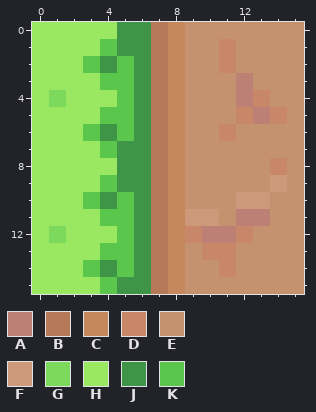
Two versions of one pixel-art sprite, res/tiles/path_r.png. The first picture shows the starting point.
The file is 16x16 pixels. Colours within 5 levels of each other are drawn and written as one.
Palette (. is transparent): A #bd8074  B #b67a5a  C #c5885d  D #c88769  E #c4926f  F #cc997a  G #7dd95c  H #9ae861  J #3e9548  K #5ac64b
The result:
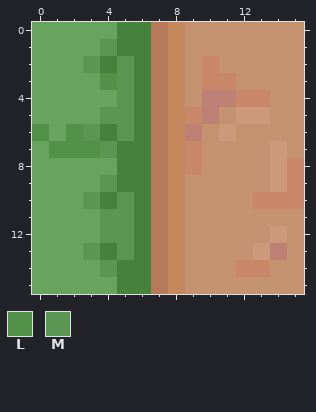
Colours new in this view: L #529248  M #5a9752
Changes in this commit:
colour H: #9ae861 -> #67a45e
colour J: #3e9548 -> #45833c
y 1: x 4 K -> M; x 11 D -> E
y 2: x 3 K -> M; x 5 K -> M; x 10..11 ED -> DE
y 3: x 4..5 KK -> LM; x 10..12 EEA -> DDE
y 4: x 1 G -> H; x 5 K -> M; x 10..12 EEA -> AAD
y 5: x 4..5 KK -> MM; x 9..10 EE -> DA; x 12..14 DAD -> FFE
y 6: x 0 H -> L; x 2..3 HK -> LM; x 5 K -> M; x 9 E -> A; x 11 D -> F
y 7: x 1..4 HHHK -> LLLM; x 9 E -> D; x 14 E -> F
y 8: x 9 E -> D; x 14..15 DE -> FD
y 9: x 4 K -> M; x 15 E -> D
y 10: x 3 K -> M; x 5 K -> M; x 12..15 FFEE -> EDDD
y 11: x 4..5 KK -> MM; x 9..10 FF -> EE; x 12..13 AA -> EE
y 12: x 1 G -> H; x 4..5 HK -> MM; x 9..12 DAAD -> EEEE; x 14 E -> F
y 13: x 3..5 HKK -> MJM; x 10..11 DD -> EE; x 13..14 EE -> FA
y 14: x 3..5 KJK -> HMJ; x 11..13 DEE -> EDD
y 15: x 4 K -> H
Boxes around the changes in both pictures, in picture pixels (x1, y1, x2, y2):
changed: (32, 22, 304, 294)
